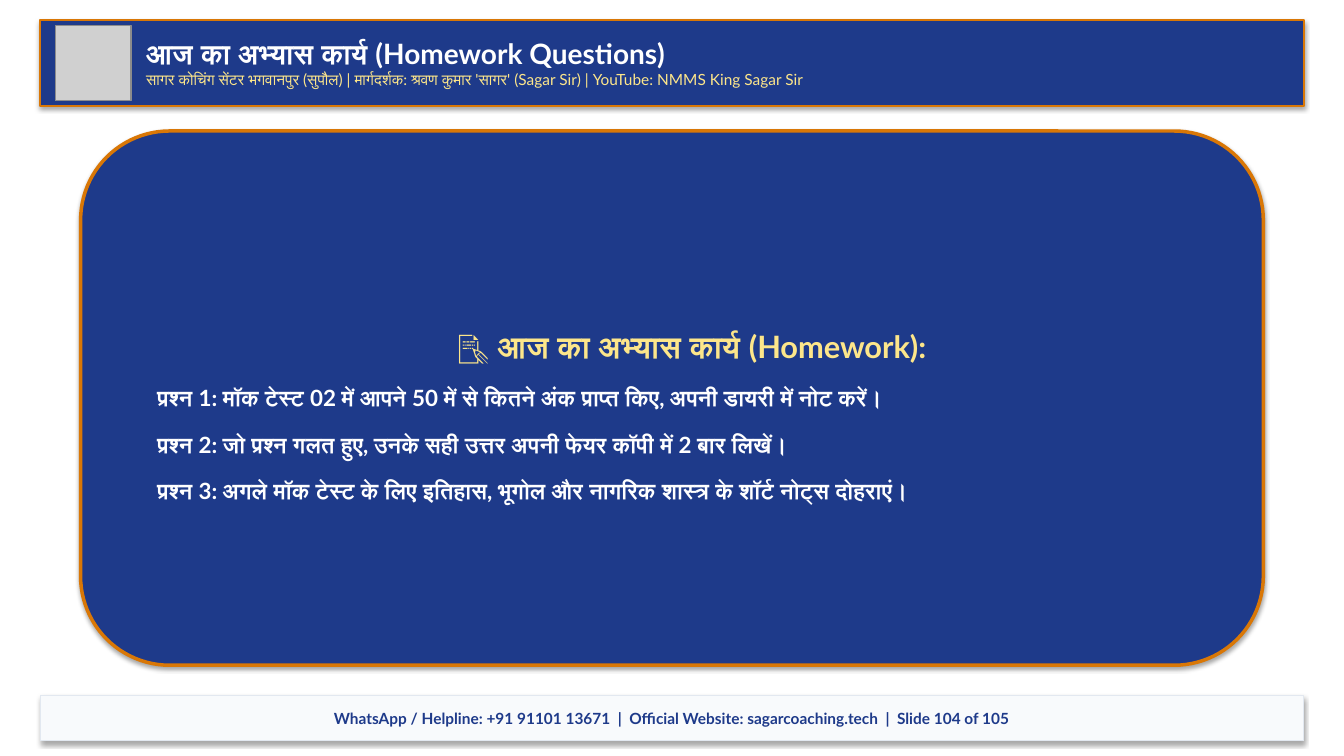
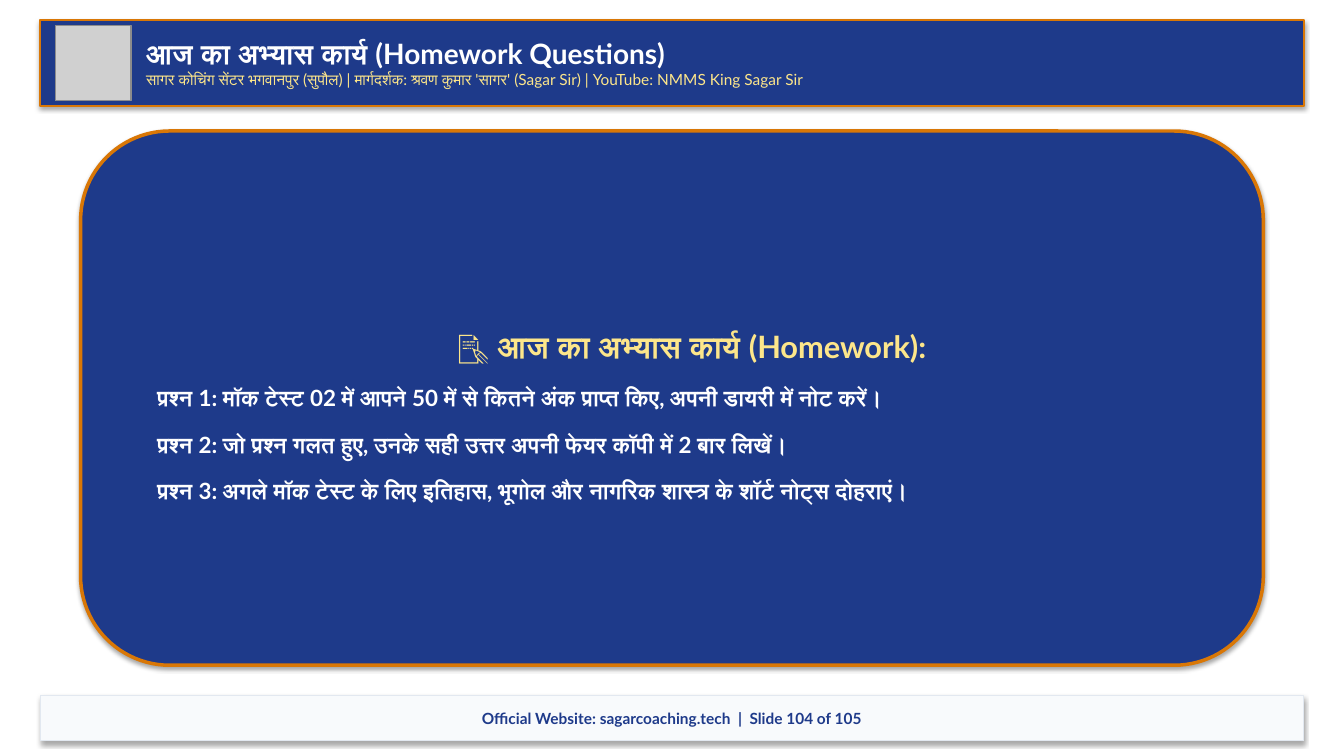
Before and after one commit to Sudhirkr85/nnms, a slide deck: slide 104 of SST_Complete_Course_SagarSir/04_Full_Mock_Tests_महा_अभ्यास/Mock_Test_02.pptx. Drawn at 1344x756 pixels with LibreOffice and Linux fonts; fonts in the diff are those of the drawing; grey boxes stand for pictures. Boxes give left, top, right and bottom in pixels: in the first picture for what was removed or moved away, otherwise in the second. Text is boxed around its words. In the diff, an @@ line names an element or a change of style, - is before the commit and + after.

```diff
--- a/SST_Complete_Course_SagarSir/04_Full_Mock_Tests_महा_अभ्यास/Mock_Test_02.pptx
+++ b/SST_Complete_Course_SagarSir/04_Full_Mock_Tests_महा_अभ्यास/Mock_Test_02.pptx
@@ text in rectangle at [482,712,862,727]: text changed @@
-WhatsApp / Helpline: +91 91101 13671 | Official Website: sagarcoaching.tech | Slide 104 of 105
+Official Website: sagarcoaching.tech | Slide 104 of 105
```
Also in this commit, not shown: 104 other slides changed, 53 other files.
